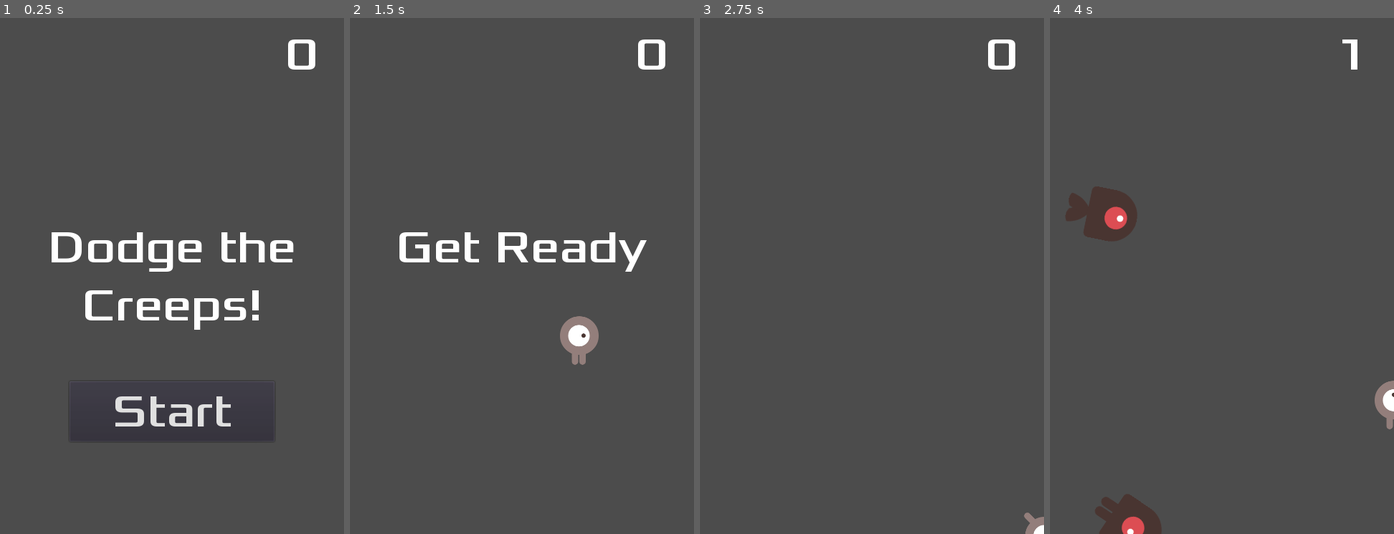
Above: before the commit, frames 1-4 (left to right).
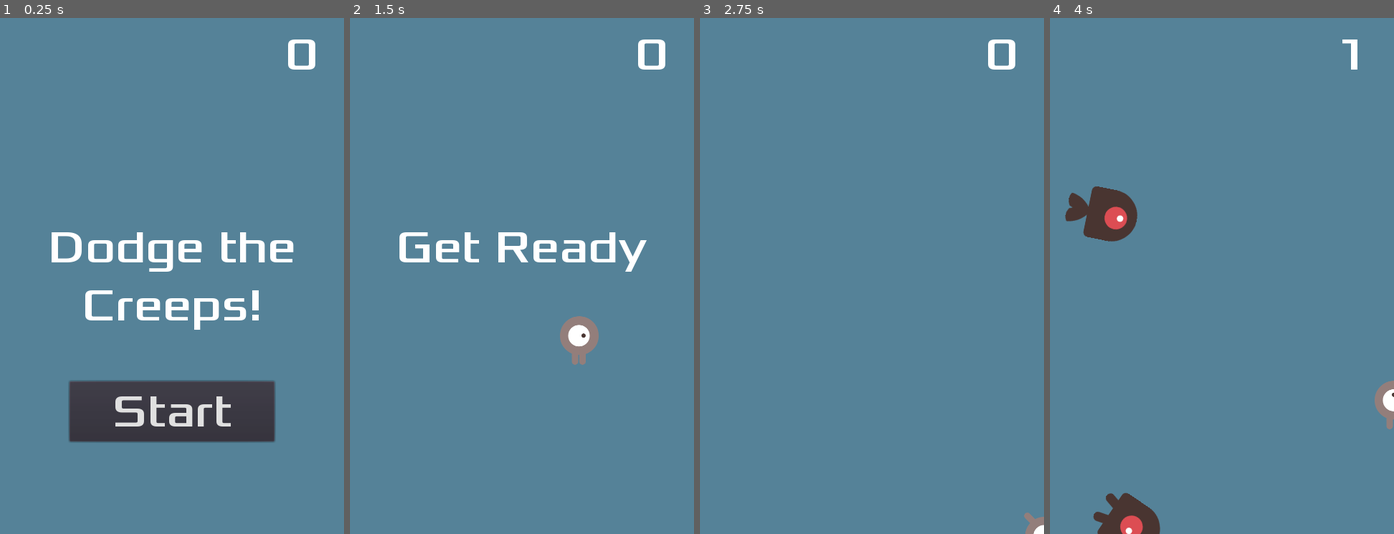
Above: after the commit, the same moments.

Repository: Supportlik/godot-dodge-the-creeps
Game: Godot game, scene res://Main.tscn
The game is run twice, just before and just after one commit, with the same random seed, the same clock (stepped at 60 frames per second) and the same inputs.
Inputs:
- Up to frame 1 (0.25 s): no input
- Up to frame 2 (1.5 s): click "Start" at 0.5 s; tap Enter at 1.25 s; hold Right (ui_right) from 1.28 s (still down)
- Up to frame 3 (2.75 s): release Right (ui_right) at 2.03 s; hold Down (ui_down) from 2.03 s (still down)
- Up to frame 4 (4 s): release Down (ui_down) at 2.78 s; hold Right (ui_right) 2.78-3.53 s; hold Up (ui_up) from 3.53 s (still down)

The runs differ from the first frame. In frame 1, 90% of the frame differs, in the area x 0-100%, y 0-100%; in frame 2, 97%; in frame 3, 100%; in frame 4, 97%.

Commit message:
added sound added background added hotkeys

Diff:
--- a/src/HUD.tscn
+++ b/src/HUD.tscn
@@ -6,6 +6,12 @@
 [sub_resource type="DynamicFont" id=1]
 size = 64
 font_data = ExtResource( 1 )
+
+[sub_resource type="InputEventAction" id=2]
+action = "ui_select"
+
+[sub_resource type="ShortCut" id=3]
+shortcut = SubResource( 2 )
 
 [node name="HUD" type="CanvasLayer"]
 script = ExtResource( 2 )
@@ -48,6 +54,7 @@
 margin_right = 143.0
 margin_bottom = -129.0
 custom_fonts/font = SubResource( 1 )
+shortcut = SubResource( 3 )
 text = "Start"
 __meta__ = {
 "_edit_use_anchors_": false
--- a/src/Main.gd
+++ b/src/Main.gd
@@ -21,6 +21,9 @@
 	$ScoreTimer.stop()
 	$MobTimer.stop()
 	$HUD.show_game_over()
+	get_tree().call_group("mobs", "queue_free")
+	$Sound/Music.stop()
+	$Sound/DeathSound.play()
 
 func new_game():
 	score = 0
@@ -28,6 +31,7 @@
 	$StartTimer.start()
 	$HUD.update_score(score)
 	$HUD.show_message("Get Ready")
+	$Sound/Music.play()
 
 
 func _on_StartTimer_timeout():
--- a/src/Main.tscn
+++ b/src/Main.tscn
@@ -1,9 +1,11 @@
-[gd_scene load_steps=6 format=2]
+[gd_scene load_steps=8 format=2]
 
 [ext_resource path="res://Player.tscn" type="PackedScene" id=1]
 [ext_resource path="res://Main.gd" type="Script" id=2]
 [ext_resource path="res://Mob.tscn" type="PackedScene" id=3]
 [ext_resource path="res://HUD.tscn" type="PackedScene" id=4]
+[ext_resource path="res://dodge_assets/art/gameover.wav" type="AudioStream" id=5]
+[ext_resource path="res://dodge_assets/art/House In a Forest Loop.ogg" type="AudioStream" id=6]
 
 [sub_resource type="Curve2D" id=1]
 _data = {
@@ -13,6 +15,14 @@
 [node name="Main" type="Node"]
 script = ExtResource( 2 )
 Mob = ExtResource( 3 )
+
+[node name="Background" type="ColorRect" parent="."]
+anchor_right = 1.0
+anchor_bottom = 1.0
+color = Color( 0.337255, 0.513726, 0.6, 1 )
+__meta__ = {
+"_edit_use_anchors_": false
+}
 
 [node name="Player" parent="." instance=ExtResource( 1 )]
 
@@ -36,6 +46,14 @@
 rotation = -0.0044247
 
 [node name="HUD" parent="." instance=ExtResource( 4 )]
+
+[node name="Sound" type="Node" parent="."]
+
+[node name="Music" type="AudioStreamPlayer" parent="Sound"]
+stream = ExtResource( 6 )
+
+[node name="DeathSound" type="AudioStreamPlayer" parent="Sound"]
+stream = ExtResource( 5 )
 [connection signal="hit" from="Player" to="." method="_on_Player_hit"]
 [connection signal="timeout" from="MobTimer" to="." method="_on_MobTimer_timeout"]
 [connection signal="timeout" from="ScoreTimer" to="." method="_on_ScoreTimer_timeout"]
--- a/src/Mob.tscn
+++ b/src/Mob.tscn
@@ -10,6 +10,11 @@
 
 [sub_resource type="SpriteFrames" id=1]
 animations = [ {
+"frames": [ ExtResource( 3 ), ExtResource( 5 ) ],
+"loop": true,
+"name": "walk",
+"speed": 5.0
+}, {
 "frames": [ ExtResource( 6 ), ExtResource( 1 ) ],
 "loop": true,
 "name": "swim",
@@ -19,18 +24,15 @@
 "loop": true,
 "name": "fly",
 "speed": 5.0
-}, {
-"frames": [ ExtResource( 3 ), ExtResource( 5 ) ],
-"loop": true,
-"name": "walk",
-"speed": 5.0
 } ]
 
 [sub_resource type="CapsuleShape2D" id=2]
 radius = 36.2943
 height = 26.7333
 
-[node name="Mob" type="RigidBody2D"]
+[node name="Mob" type="RigidBody2D" groups=[
+"mobs",
+]]
 collision_mask = 0
 gravity_scale = 0.0
 script = ExtResource( 7 )
@@ -42,6 +44,7 @@
 scale = Vector2( 0.75, 0.75 )
 frames = SubResource( 1 )
 animation = "walk"
+frame = 1
 playing = true
 
 [node name="CollisionShape2D" type="CollisionShape2D" parent="."]
Not shown: 1 places in src/HUD.tscn that only renumber resources
